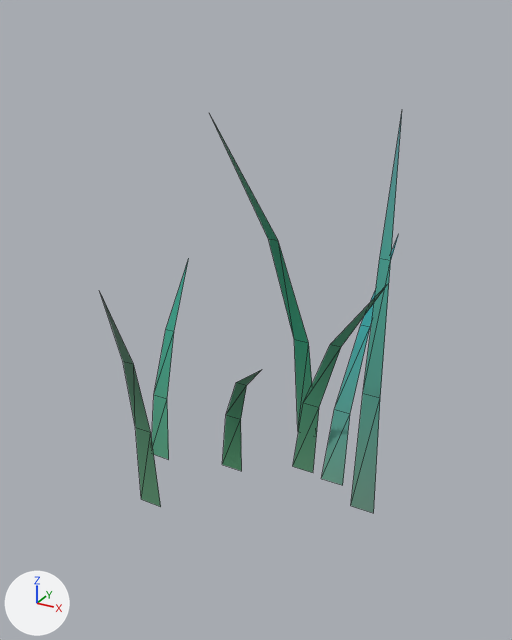
Two versions of the glTF model assets/kit/reed_clump_dead.glb, one commit apart.
Before and after are seen from a 50 mm camera at (0.636, -1.312, 1.124) aimed at (-0.058, -0.051, 0.494). The axes (+X, +Y, +Z) are drawn at lower left. The lights are the same throughout. The picture after the commit comes second. Mesh edges are drawn as thin lines. Vertices at exactly the same position are counted once.

In view in the first picture: 'reeds_dead'.
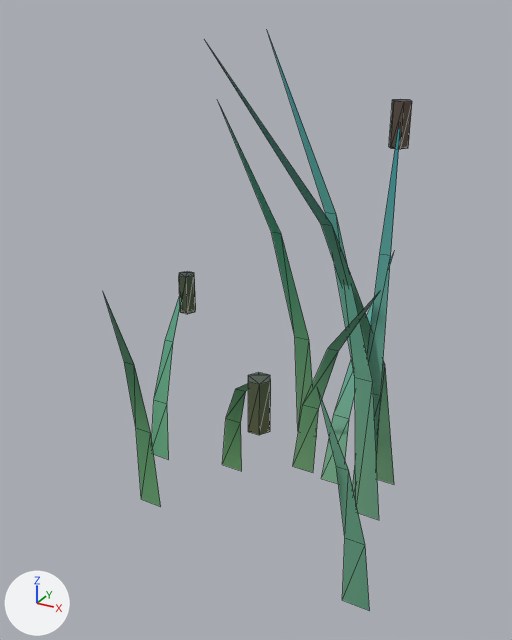
Boxes (x1, y1, x2, y2) around the edits, measured in the pictures (512 x 640 px):
'reeds_dead', reshaped (44% taller): before (100, 113, 402, 513); after (104, 33, 400, 611)
'reed_stubs', added: after (179, 99, 412, 435)

Edits to the bpy script that builds the scene:
```text
Add mat_m_wood:
    mat_m_wood = bpy.data.materials.new('M_wood')
    # nodes: BsdfPrincipled, Mix, OutputMaterial, VertexColor
    # colours: brown #8b7359, mixed with the vertex colours
Change me_reeds_dead:
    used by ob_reeds_dead; location = (0.0, 0.0, 0.0)
    remove me_reeds_dead.from_pydata(...)  # 49 vertices, 35 faces; spans x -0.412..0.265, y -0.54..0.497, z 0.0..0.935
    add me_reeds_dead.from_pydata(...)  # 70 vertices, 50 faces; spans x -0.412..0.314, y -0.516..0.471, z 0.0..1.084
    me_reeds_dead part 1
    35 vertices move from x -0.398..0.265, y -0.54..0.497, z 0.183..0.935 to x -0.399..0.247, y -0.516..0.471, z 0.169..0.958
    21 vertices are added at x -0.121..0.314, y -0.253..0.182, z 0.0..1.084
    15 new faces join them
Add me_reed_stubs:
    me_reed_stubs.from_pydata(...)  # a 6-sided cylinder along z spanning x 0.103..0.147, y -0.39..-0.352, z 0.447..0.547; a 6-sided cylinder along z spanning x -0.359..-0.315, y 0.072..0.11, z 0.407..0.507; a 6-sided cylinder along z spanning x 0.122..0.166, y 0.218..0.256, z 0.842..0.942
    me_reed_stubs.materials.append(mat_m_wood)
Add ob_reed_stubs:
    ob_reed_stubs = bpy.data.objects.new('reed_stubs', me_reed_stubs)
    ob_reed_stubs.location = (0.0, 0.0, 0.0)
```
